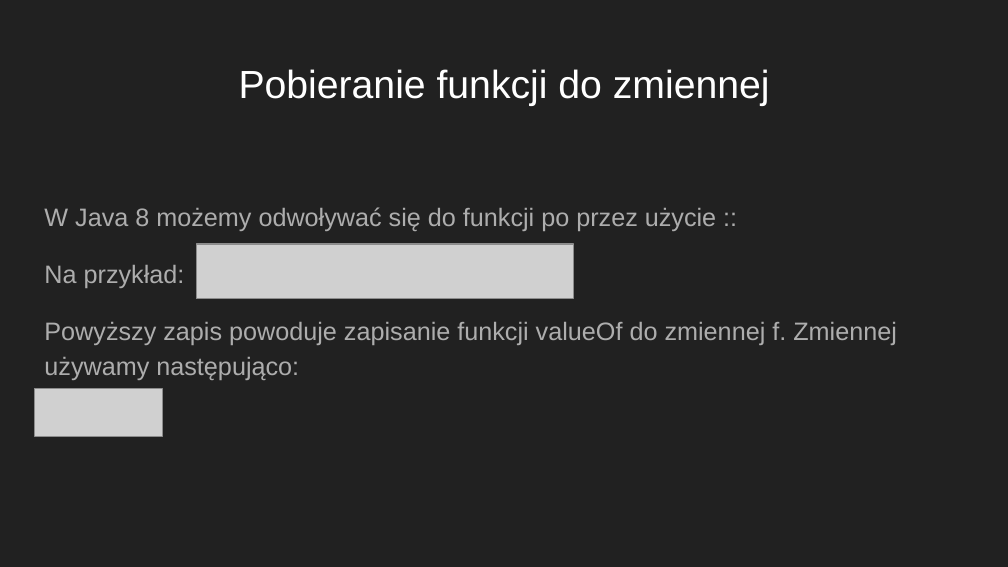
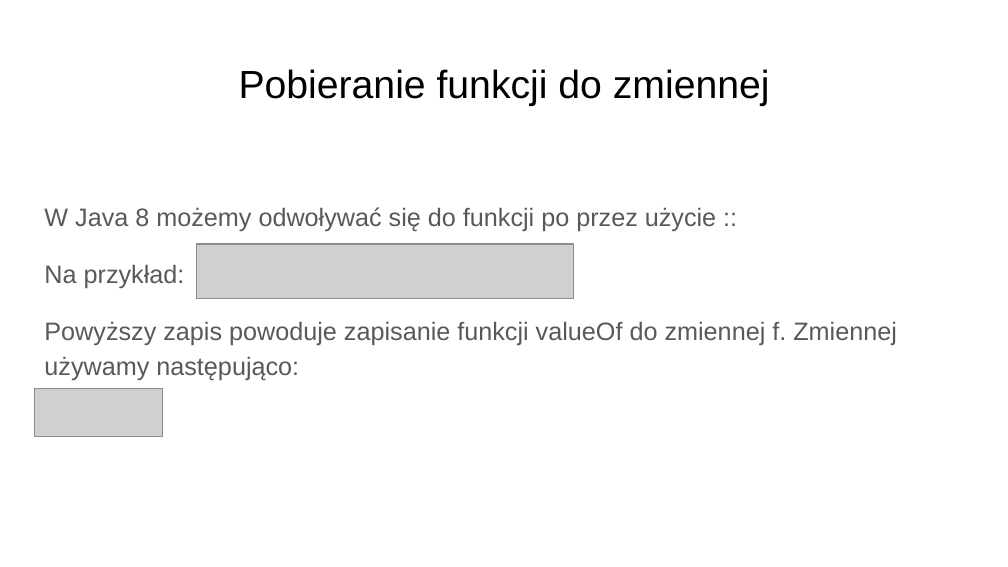
Before and after one commit to jkornacki/java8Lambda, a slide deck: slide 4 of Java8.pptx. Drawn at 1008x567 pixels with LibreOffice and Linux fonts; fonts in the diff are those of the drawing; grey boxes stand for pictures. Boxes give left, top, right and bottom in pixels: in the first picture for what was removed or moved away, otherwise in the second. Text is boxed around its words. In the diff, an @@ line names an element or a change of style, - is before the commit and + after.

```diff
--- a/Java8.pptx
+++ b/Java8.pptx
@@ background #212121 to #FFFFFF @@
@@ title "Pobieranie funkcji do zmiennej" at [239,69,770,106]: text colour #FFFFFF to #000000 @@
@@ text "W Java 8 możemy odwoływać ..." at [44,207,897,380]: text colour #ADADAD to #595959 @@
```
Also in this commit, not shown: 9 other slides changed, 13 slides added, 2 slides removed, 4 other files.
